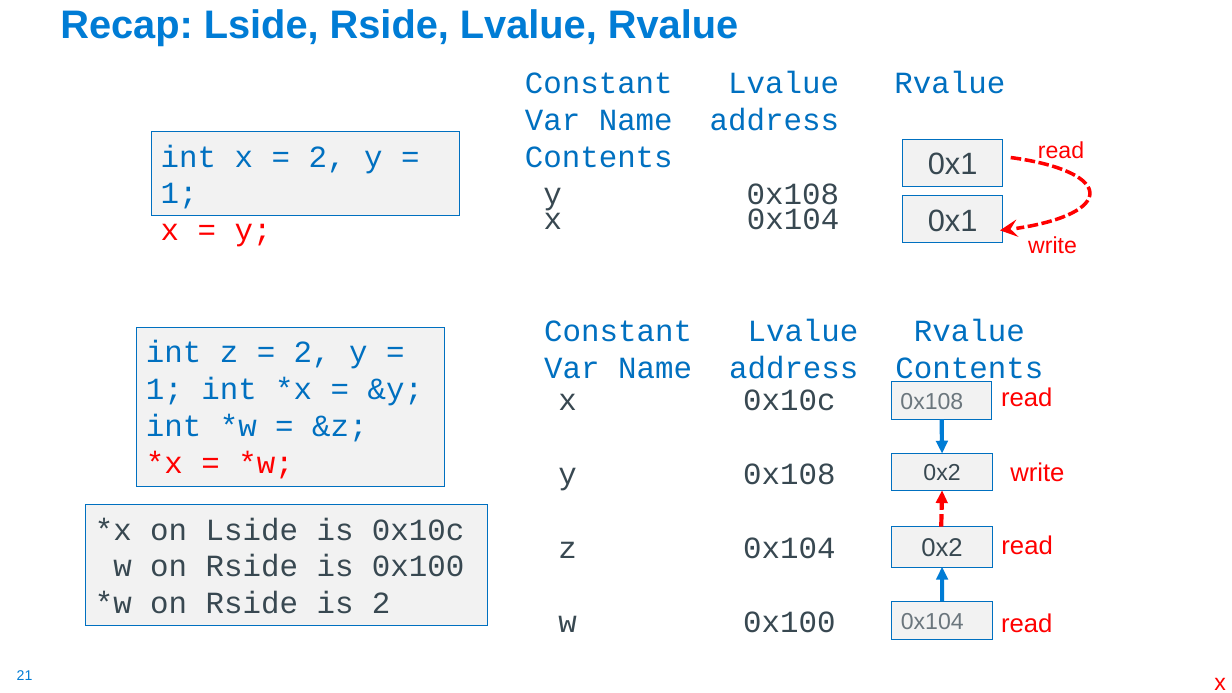
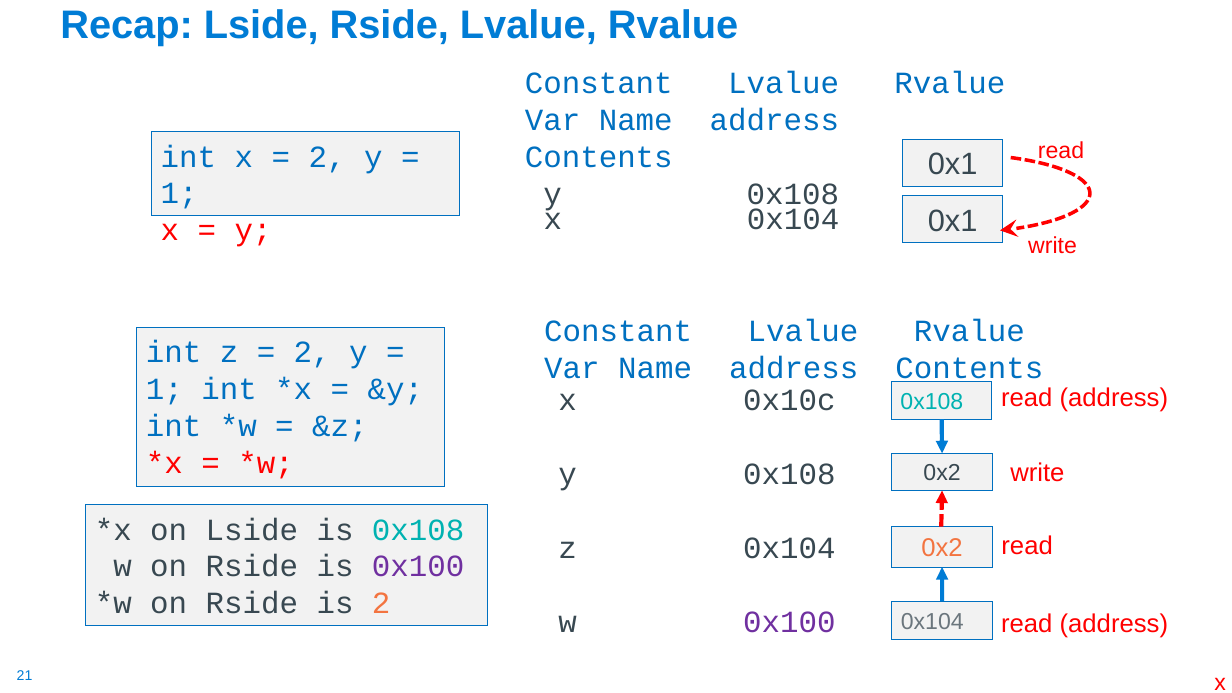
Before and after one commit to cse30-fa22/Muller_CSE30_Lecture_Slides, a slide deck: slide 21 of 03_C_Part2.pptx. Drawn at 1232x693 pixels with LibreOffice and Linux fonts; fonts in the diff are those of the drawing. Boxes give left, top, right and bottom in pixels: in the first picture for what was removed or moved away, otherwise in the second. Text is boxed around its words. In the diff, an @@ line names an element or a change of style, - is before the commit and + after.

```diff
--- a/03_C_Part2.pptx
+++ b/03_C_Part2.pptx
@@ rectangle "0x108" at (892, 382, 993, 419): text colour #6B767D to #00B2B1 @@
@@ text at (1001, 387, 1169, 412): text changed @@
-read
+read (address)
@@ text in rectangle at (95, 517, 464, 541): text changed @@
-*x on Lside is 0x10c
+*x on Lside is 0x108
@@ rectangle "0x2" at (892, 527, 993, 567): text colour #384851 to #F37440 @@
@@ text in rectangle at (95, 554, 464, 614): text colour #384851 to #7030A0 in "0x100"; text colour #384851 to #F37440 in "2" @@
@@ text at (558, 611, 835, 633): text colour #384851 to #7030A0 in "0x100" @@
@@ text at (1001, 613, 1169, 638): text changed @@
-read
+read (address)
```
Also in this commit, not shown: 16 other slides changed, 22 slides added, 3 slides removed, 1 other file.
